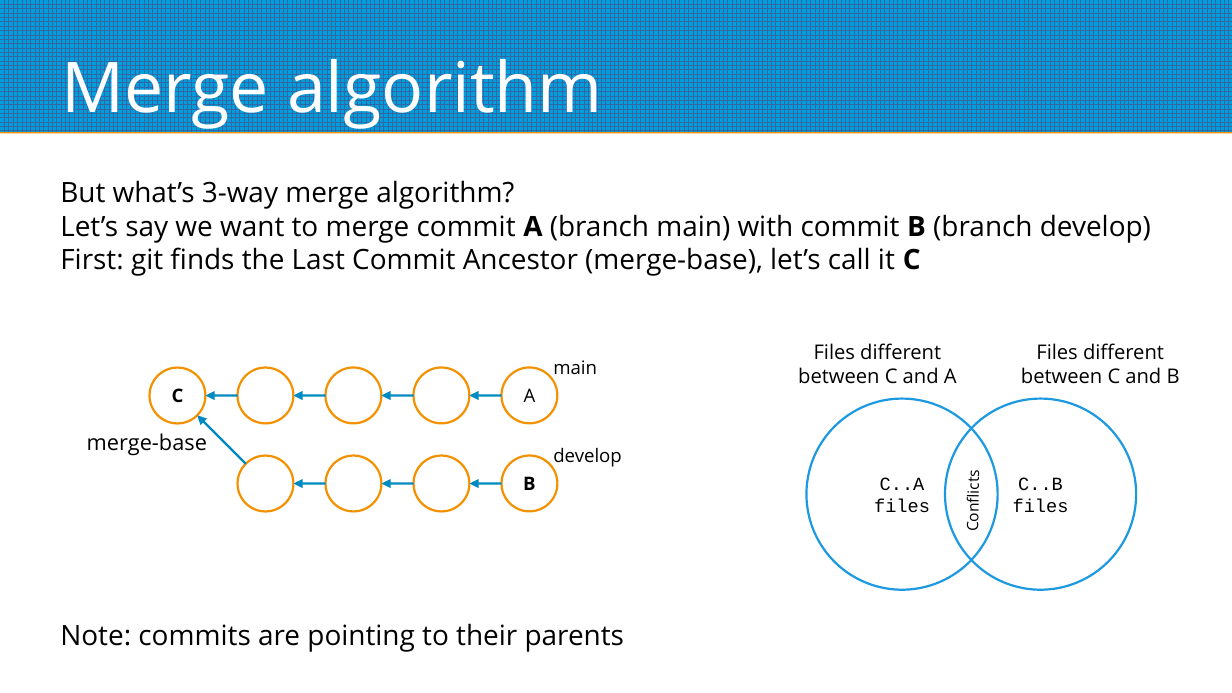
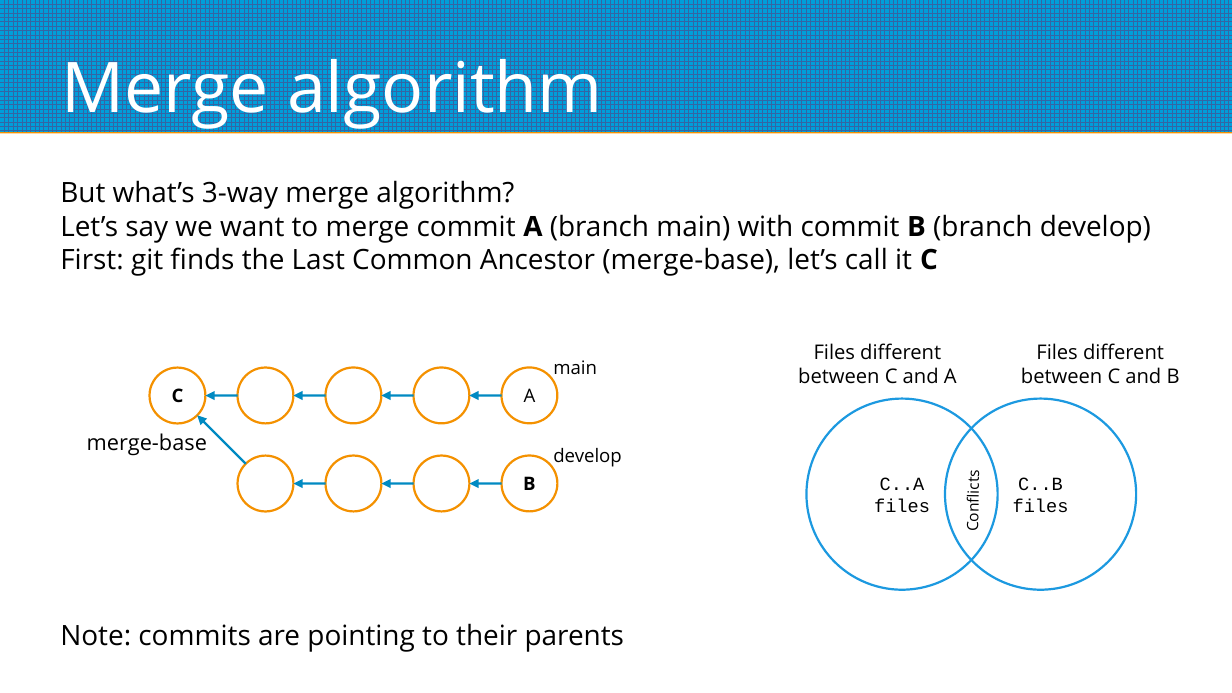
Before and after one commit to ilius/presentations, a slide deck: slide 20 of 2024-10-10/git-advanced.odp (slide 19 before the commit). Drawn at 1232x693 pixels with LibreOffice and Linux fonts; fonts in the diff are those of the drawing. Boxes give left, top, right and bottom in pixels: in the first picture for what was removed or moved away, otherwise in the second. Text is boxed around its words. In the diff, an @@ line names an element or a change of style, - is before the commit and + after.

```diff
--- a/2024-10-10/git-advanced.odp
+++ b/2024-10-10/git-advanced.odp
@@ text at [60,180,1151,276]: text changed @@
-But what’s 3-way merge algorithm?
-Let’s say we want to merge commit A (branch main) with commit B (branch develop)
-First: git finds the Last Commit Ancestor (merge-base), let’s call it C
+But what’s 3-way merge algorithm?
+Let’s say we want to merge commit A (branch main) with commit B (branch develop)
+First: git finds the Last Common Ancestor (merge-base), let’s call it C
```
Also in this commit, not shown: 3 other slides changed, 1 slide added, 6 other files.
